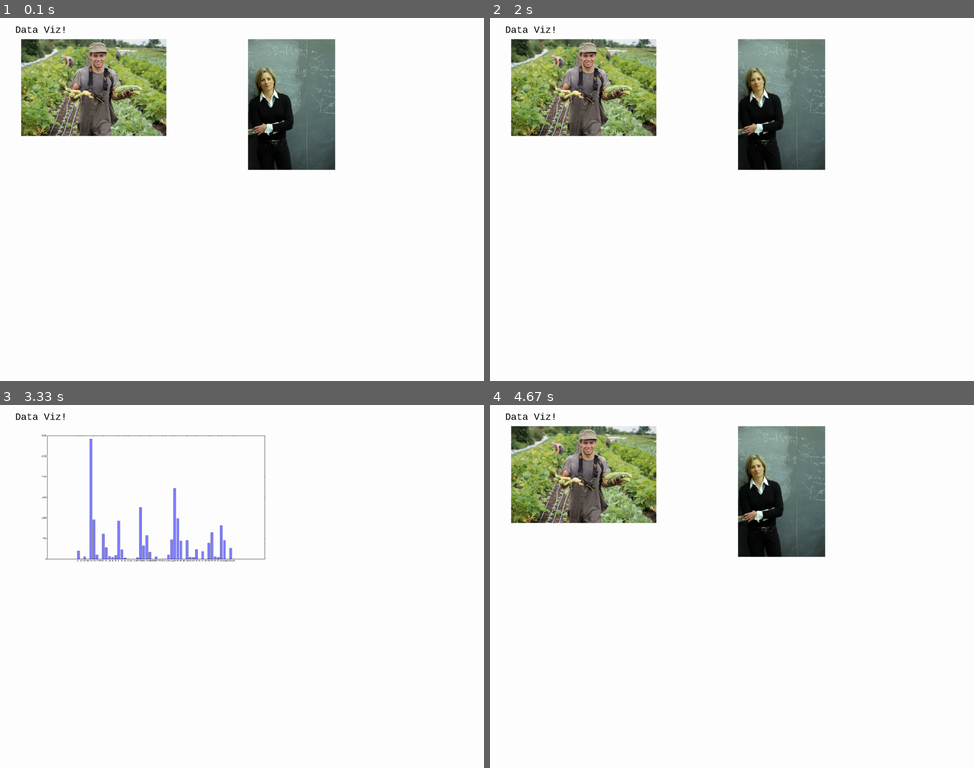
Above: before the commit, frames 1-4 (two rows, left to right).
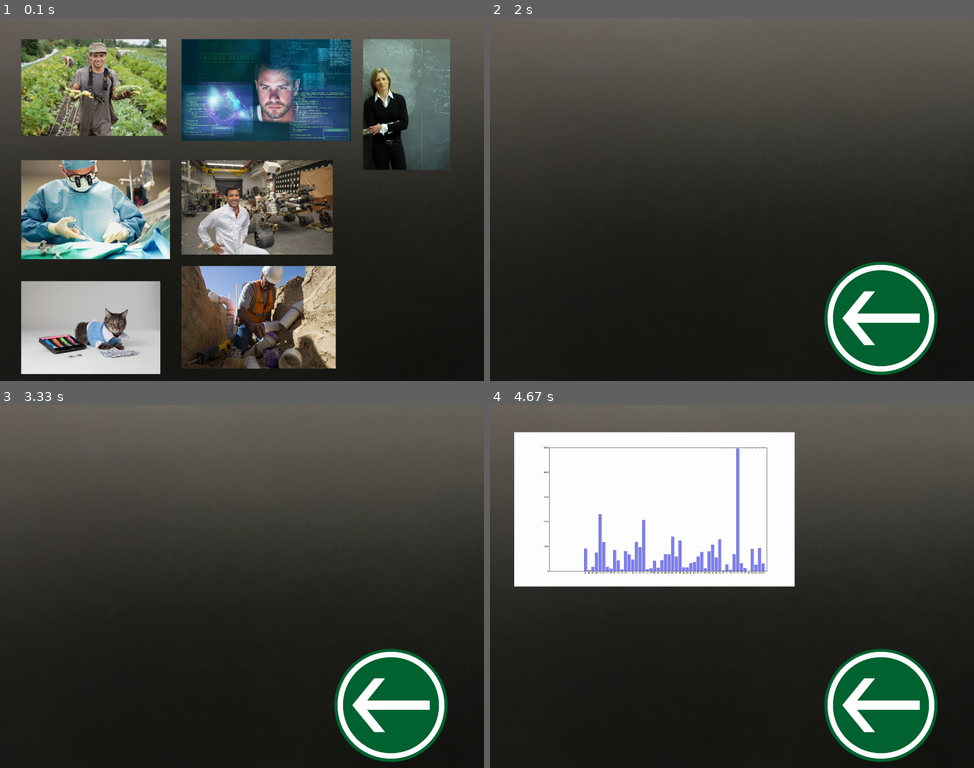
Above: after the commit, the same moments.

Repository: coreyacl/DataViz
Game: pygame game, started from UI.py
Same seed, same stepped clock (60 frames per second), same inputs: the game is played once before the commit and once after it.
Inputs (mouse positions are in pixels of both pictures, inside the frame that each line leads up to):
- Up to frame 1 (0.1 s): no input
- Up to frame 2 (2 s): press the mouse at (896, 105) at 0.37 s; move the mouse to (804, 101) at 0.47 s; release the mouse at (712, 101) at 0.6 s; press the mouse at (882, 319) at 0.7 s; move the mouse to (722, 312) at 0.8 s; release the mouse at (562, 304) at 0.93 s; press the mouse at (581, 326) at 1.03 s; move the mouse to (746, 308) at 1.13 s; release the mouse at (915, 293) at 1.27 s; press the mouse at (882, 319) at 1.37 s; move the mouse to (751, 315) at 1.47 s; release the mouse at (625, 315) at 1.6 s; press the mouse at (586, 210) at 1.7 s; move the mouse to (567, 192) at 1.8 s; release the mouse at (552, 174) at 1.93 s
- Up to frame 3 (3.33 s): press the mouse at (392, 706) at 2.03 s; move the mouse to (300, 630) at 2.13 s; release the mouse at (212, 553) at 2.27 s; press the mouse at (406, 492) at 2.37 s; move the mouse to (416, 553) at 2.47 s; release the mouse at (425, 615) at 2.6 s; press the mouse at (392, 706) at 2.7 s; move the mouse to (338, 593) at 2.8 s; release the mouse at (285, 484) at 2.93 s; press the mouse at (266, 477) at 3.03 s; move the mouse to (300, 593) at 3.13 s; release the mouse at (329, 706) at 3.27 s
- Up to frame 4 (4.67 s): press the mouse at (882, 706) at 3.37 s; move the mouse to (790, 702) at 3.47 s; release the mouse at (702, 699) at 3.6 s; press the mouse at (581, 473) at 3.7 s; move the mouse to (606, 586) at 3.8 s; release the mouse at (625, 699) at 3.93 s; press the mouse at (746, 702) at 4.03 s; move the mouse to (770, 669) at 4.13 s; release the mouse at (790, 637) at 4.27 s; press the mouse at (586, 597) at 4.37 s; move the mouse to (591, 532) at 4.47 s; release the mouse at (596, 466) at 4.6 s

The runs differ from the first frame. In frame 1, 91% of the frame differs, in the area x 0-100%, y 0-100%; in frame 2, 97%; in frame 3, 98%; in frame 4, 87%.

Commit message:
Modify UI and add photos

Diff:
--- a/UI.py
+++ b/UI.py
@@ -31,8 +31,12 @@
     bx = 700
     by = 100
     font = py.font.SysFont("couriernew",32)
+    bg = py.image.load('mainFigures/Bb-2.jpg')
+    bg = py.transform.rotate(bg,270)
+    w,h = bg.get_size()
+    bg = py.transform.scale(bg,(int(w*.7),int(h*.7)))
 
-    def __init__(self,gD):
+    def __init__(self,gD,name):
         """
         gD: gameDisplay for pygame
         figres: list of figures (pygame img)
@@ -42,15 +46,20 @@
 
         """
         self.gD = gD
+        self.name = name
         self.figures = []
         self.locs = []
         self.clickbox = []
 
 
-        button = py.image.load('initialgraphs/income.png')
+        button = py.image.load('mainFigures/button.png')
+        scale = .3
+        w,h = button.get_size()
+        button = py.transform.scale(button,(int(w*scale),int(h*scale)))
+
         self.figures.append(button)
-        self.locs.append((500,700))
-        self.clickbox.append(gameDisplay.blit(button,(500,700)))
+        self.locs.append((1100,800))
+        self.clickbox.append(gameDisplay.blit(button,(1100,800)))
 
     def addFigure(self,fig,xl,yl,scale):
         """Creates a figure and places it at xl,yl
@@ -66,36 +75,64 @@
         self.locs.append((xl,yl))
         self.clickbox.append(self.gD.blit(img,(xl,yl)))
 
-    def update(self):
+    def update(self,viewBackButton):
         """ Updates the screen with all necesarry details
         Does it IN ORDER so be careful
 
 
         """
-        self.gD.fill(self.white)
-        box = py.surface.Surface((self.bx, self.by))
-        box.fill(self.white)
-        txt_surf = self.font.render("Data Viz!", False, self.black)  # bottom line
-        txt_rect = txt_surf.get_rect(center=(105, 40))
-        box.blit(txt_surf, txt_rect)
-        self.gD.blit(box,(30,0))
-        for x in range(1,len(self.locs)):
-            self.gD.blit(self.figures[x],self.locs[x])
+        self.gD.fill(black)
+        self.gD.blit(self.bg,(0,-600))
+        # box = py.surface.Surface((self.bx, self.by))
+        # box.fill(self.white)
+        # txt_surf = self.font.render("Data Viz!", False, self.black)  # bottom line
+        # txt_rect = txt_surf.get_rect(center=(105, 40))
+        # box.blit(txt_surf, txt_rect)
+        # self.gD.blit(box,(30,0))
+        start = 0 if viewBackButton else 1
+        for x in range(start,len(self.locs)):
+            pos = self.locs[x]
+            # txt_surf = self.font.render(self.name, False, self.black)  # bottom line
+            # txt_rect = txt_surf.get_rect(center=(105, 40))
+            # box.blit(txt_surf, txt_rect)
+            # bos = py.surface.Surface((pos[0],pos[1] - 20))
+            #
+            self.gD.blit(self.figures[x],pos)
             # self.gD.blit(self.clickbox[x])
 
 """ Create the GUIs """
-mainScreen = Screen(gameDisplay)
-mainScreen.addFigure('mainFigures/farmer.jpeg',70,70,.6)
-mainScreen.addFigure('mainFigures/phys.jpeg',820,70,.4)
+mainScreen = Screen(gameDisplay,None)
 
-phys = Screen(gameDisplay)
+tlx,tly = 70,70
+mainScreen.addFigure('mainFigures/farmer.jpeg',tlx,tly,.6)
+mainScreen.addFigure('mainFigures/phys.jpeg',tlx+1130,tly,.4)
+mainScreen.addFigure('mainFigures/software.jpg',tlx+530,tly,.35)
+
+mainScreen.addFigure('mainFigures/surg.jpg',tlx,tly+400,.8)
+mainScreen.addFigure('mainFigures/meche.jpg',tlx+530,tly+400,1)
+
+mainScreen.addFigure('mainFigures/acc.jpg',tlx,tly+800,.45)
+mainScreen.addFigure('mainFigures/plumb.JPG',tlx+530,tly+750,.12)
+
+phys = Screen(gameDisplay,'Physicist')
 phys.addFigure('initialgraphs/physicist.png',40,50,.4)
+phys.addFigure('initialgraphs/times.png',850,50,1)
 
-farmer = Screen(gameDisplay)
+farmer = Screen(gameDisplay,'Farmer')
 farmer.addFigure('initialgraphs/farmerstate.png',80,90,.4)
 
+software = Screen(gameDisplay,'Software Developer')
+
+surgeon = Screen(gameDisplay,'Surgeon')
+
+meche = Screen(gameDisplay,'Mechanical Engineer')
+
+accountant = Screen(gameDisplay,'Accountant')
+
+plumber = Screen(gameDisplay,'Plumber')
+
 # ADD IN ORDER!!
-screens = [mainScreen,farmer,phys]
+screens = [mainScreen,farmer,phys,software,surgeon,meche,accountant,plumber]
 
 # b = gameDisplay.blit(mainScreen.figures[0],mainScreen.locs[0])
 
@@ -104,13 +141,13 @@
     currentInterface = screens[screenIndex]
 
     for event in py.event.get():
+        # print(event)
         if event.type == py.QUIT:
             running = False
         if event.type == py.KEYUP:
             if event.key == py.K_q:
                 running = False
-        if event.type == py.MOUSEBUTTONDOWN:
-            #print event.button
+        if event.type == py.MOUSEBUTTONDOWN and py.mouse.get_pressed()[0]:
             pos = py.mouse.get_pos()
             for x in range(len(currentInterface.locs)):
                 if currentInterface.clickbox[x].collidepoint(pos):
@@ -123,8 +160,8 @@
             # print(xm,ym)
     gameDisplay.fill(white)
 
-
-    currentInterface.update()
+    viewButton = True if screenIndex > 0 else False
+    currentInterface.update(viewButton)
     py.display.update()
     clock.tick(60)
     # do stuff...
Binary file added: mainFigures/Bb-1.jpg
Binary file added: mainFigures/Bb-2.jpg
Binary file added: mainFigures/acc.jpg
Binary file added: mainFigures/button.png
Binary file added: mainFigures/meche.jpg
Binary file added: mainFigures/plumb.JPG
Binary file added: mainFigures/software.jpg
Binary file added: mainFigures/surg.jpg
